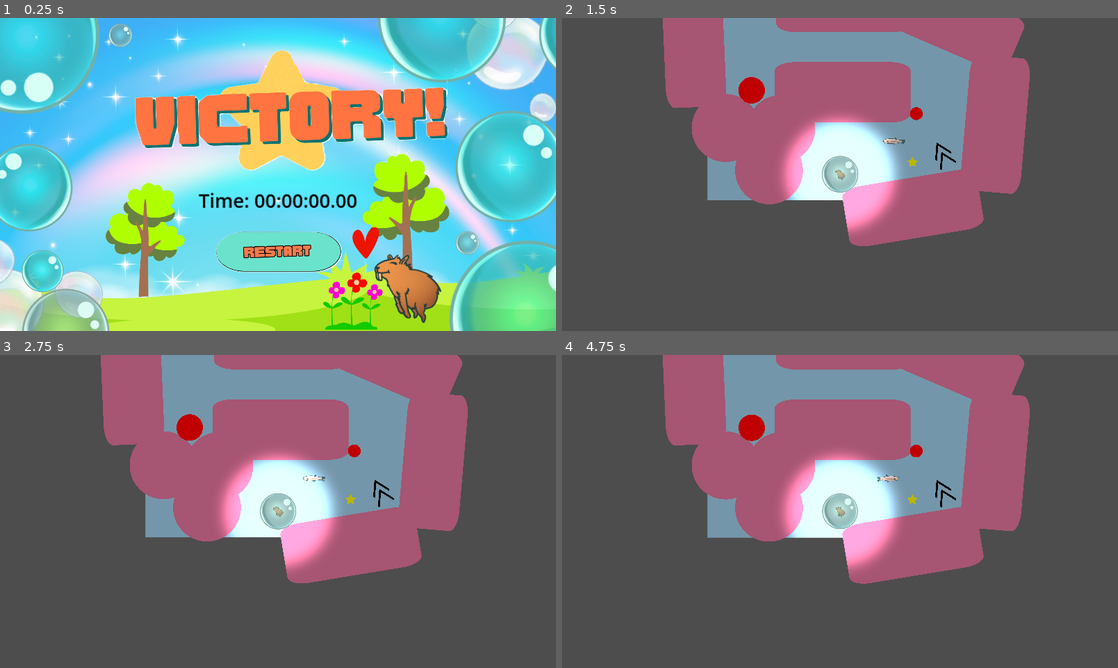
Above: before the commit, frames 1-4 (two rows, left to right).
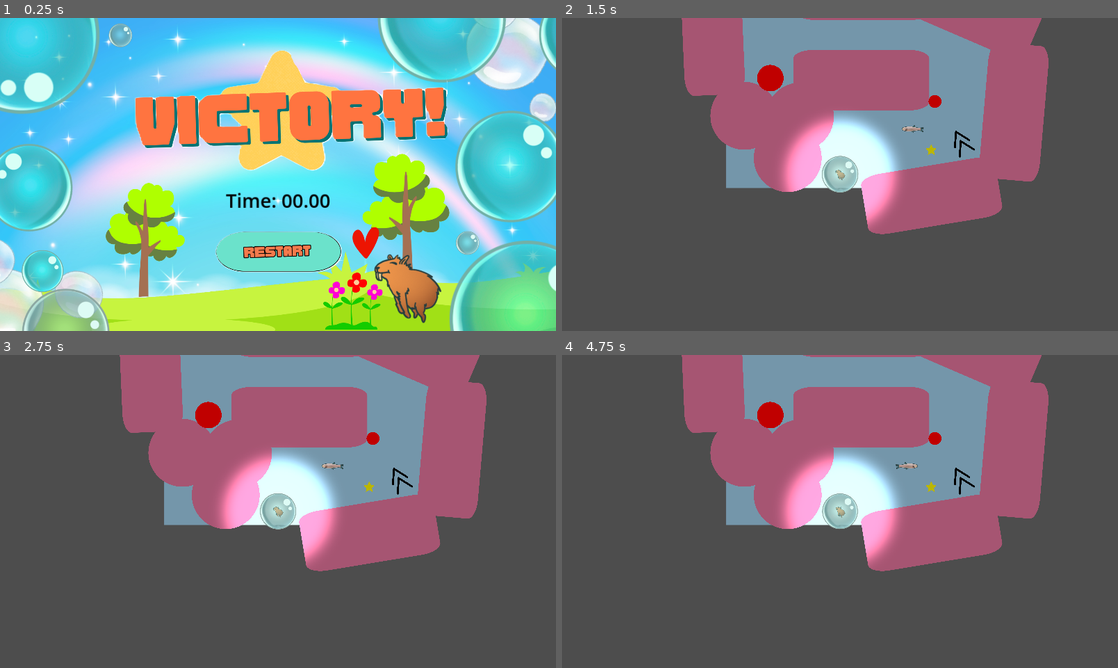
Above: after the commit, the same moments.

Repository: egonaraujo/random-splash
Game: Godot game, scene res://scenes/VictoryScreen/VictoryScreen.tscn
Same seed, same stepped clock (60 frames per second), same inputs: the game is played once before the commit and once after it. This scene is started directly instead of the project's main scene.
Inputs (mouse positions are in pixels of both pictures, inside the frame that each line leads up to; where the layout moved, square brackets give the same spot in the first picture):
- Up to frame 1 (0.25 s): no input
- Up to frame 2 (1.5 s): click (840, 252) at 0.5 s; click (762, 224) [840, 183] at 1.25 s
- Up to frame 3 (2.75 s): move the mouse to (400, 495) at 2.02 s; click (400, 495) at 2.17 s
- Up to frame 4 (4.75 s): move the mouse to (728, 527) at 2.77 s; click (728, 527) at 2.92 s; move the mouse to (895, 442) at 3.52 s; click (895, 442) at 3.67 s; move the mouse to (812, 574) at 4.27 s; click (812, 574) at 4.42 s

The runs differ from the first frame. In frame 1, 0.6% of the frame differs, in the area x 35-65%, y 55-61%; in frame 2, 15%; in frame 3, 15%; in frame 4, 15%, in the area x 18-88%, y 0-74%.

Commit message:
sounds and main menu

Diff:
--- a/scenes/MainGame/MainGame.tscn
+++ b/scenes/MainGame/MainGame.tscn
@@ -11,6 +11,9 @@
 [ext_resource type="PackedScene" uid="uid://pjs7qa53qkjt" path="res://scenes/MainGame/Powerups/invincibility.tscn" id="9_x78ee"]
 [ext_resource type="PackedScene" uid="uid://dyn03xcy6xi02" path="res://scenes/MainGame/checkpoint.tscn" id="10_3u2ke"]
 [ext_resource type="PackedScene" uid="uid://bt1jrl2phcnew" path="res://scenes/MainGame/final_target.tscn" id="11_41khd"]
+[ext_resource type="AudioStream" uid="uid://c6wxmpdpcojwa" path="res://SFX/MainThemeMusic.wav" id="12_b1q7t"]
+[ext_resource type="AudioStream" uid="uid://tpdjjoilotuk" path="res://SFX/PowerUp.wav" id="13_b5t2p"]
+[ext_resource type="AudioStream" uid="uid://spv5g17i1rg2" path="res://SFX/BolhaEnchendo.wav" id="14_spai6"]
 
 [sub_resource type="CircleShape2D" id="CircleShape2D_tnil1"]
 radius = 237.034
@@ -132,7 +135,7 @@
 shape = SubResource("CapsuleShape2D_aviu0")
 
 [node name="Player" parent="." instance=ExtResource("4_52etk")]
-position = Vector2(628, 699)
+position = Vector2(499, 783)
 
 [node name="PushField" parent="." instance=ExtResource("6_v4tyl")]
 position = Vector2(1337.22, 561.396)
@@ -158,9 +161,20 @@
 position = Vector2(555, -176)
 
 [node name="Checkpoint2" parent="." instance=ExtResource("10_3u2ke")]
-position = Vector2(842, 657)
+position = Vector2(505, 782)
 
 [node name="FinalTarget" parent="." instance=ExtResource("11_41khd")]
 position = Vector2(594, 387)
 
+[node name="MusicAudioPlayer" type="AudioStreamPlayer" parent="."]
+stream = ExtResource("12_b1q7t")
+volume_db = -3.0
+autoplay = true
+
+[node name="PowerupAudioPlayer" type="AudioStreamPlayer" parent="."]
+stream = ExtResource("13_b5t2p")
+
+[node name="HealingAudioPlayer" type="AudioStreamPlayer" parent="."]
+stream = ExtResource("14_spai6")
+
 [connection signal="player_died" from="Player" to="." method="_on_player_player_died"]
--- a/scenes/MainGame/game_manager.gd
+++ b/scenes/MainGame/game_manager.gd
@@ -5,6 +5,9 @@
 
 var latestCheckpoint:Checkpoint = null
 var collectedPowerups = []
+
+const powerupOffset := Vector2(100000,100000)
+var just_died := true #first checkpoing should not display audio
 
 func _ready() -> void:
 	playerTimer = 0
@@ -19,21 +22,28 @@
 func _on_player_player_died() -> void:
 	($Player as Player).gainOxygen(100)
 	$Player.reset(latestCheckpoint.global_position)
+	resetPowerups()
+	just_died = true
+
+func resetPowerups() -> void:
 	for powerup in collectedPowerups:
-		powerup.show()
-		powerup.set_physics_process(true)
+		powerup.position -= powerupOffset
+	collectedPowerups.clear()
 
 func _process(delta: float) -> void:
 	playerTimer += delta
 
 func _on_checkpoint_player_entered_checkpoint(checkpoint: Checkpoint) -> void:
 	latestCheckpoint = checkpoint
+	if !just_died:
+		$HealingAudioPlayer.play()
+	just_died = false
 
 func _on_powerup_collected(powerup: Invincibility) -> void:
 	collectedPowerups.append(powerup)
-	powerup.hide()
-	powerup.set_physics_process(false)
+	powerup.position += powerupOffset
+	$PowerupAudioPlayer.play()
 
 func _on_player_win() -> void:
 	PlayerData.time = playerTimer
-	get_tree().change_scene_to_file("res://scenes/VictoryScreen/VictoryScreen.tscn")
+	get_tree().change_scene_to_file.bind("res://scenes/VictoryScreen/VictoryScreen.tscn").call_deferred()
--- a/scenes/MainGame/player.gd
+++ b/scenes/MainGame/player.gd
@@ -76,8 +76,10 @@
 
 		# Does not have an effect if bigger than max radius
 		if direction.length() > maxRadius:
+			$MoveAudioPlayer.stream_paused = true
 			return
 
+		$MoveAudioPlayer.stream_paused = false
 		var distance = clamp(direction.length(), minRadius, maxRadius)
 
 		# if close to max, close to 0, if close to min, close to power
@@ -85,6 +87,8 @@
 		var boostStrength = remap(distance, minRadius, maxRadius, 1, 0)
 		var boost = direction.normalized() * power * boostStrength
 		apply_central_force(boost)
+	else:
+		$MoveAudioPlayer.stream_paused = true
 
 func processRandomMovement(delta:float) -> void:
 	randomPushTimer -= delta
@@ -106,12 +110,16 @@
 	match physicsBody.collision_layer:
 		Enums.CollisionLayers.Walls:
 			if IsInvincible():
+				$InvincibleHitAudioPlayer.play()
 				return
+			$HitAudioPlayer.play()
 			oxygen -= oxygenLossPerImpact
 
 		Enums.CollisionLayers.Killer:
 			if IsInvincible():
+				$InvincibleHitAudioPlayer.play()
 				return
+			$HitAudioPlayer.play()
 			oxygen = 0
 	processOxygen(0)
 
--- a/scenes/MainGame/player.tscn
+++ b/scenes/MainGame/player.tscn
@@ -1,10 +1,13 @@
-[gd_scene load_steps=8 format=3 uid="uid://dd2wmljmibo22"]
+[gd_scene load_steps=11 format=3 uid="uid://dd2wmljmibo22"]
 
 [ext_resource type="Script" path="res://scenes/MainGame/player.gd" id="1_qmsfi"]
 [ext_resource type="Texture2D" uid="uid://clbnjll3epv0j" path="res://scenes/MainGame/Sprites/Bolha.png" id="2_rbkmd"]
 [ext_resource type="Texture2D" uid="uid://cevxarn72scd7" path="res://scenes/MainGame/Sprites/Bolhas.png" id="3_p3e72"]
 [ext_resource type="Texture2D" uid="uid://bjqbu5piwp661" path="res://scenes/MainGame/Sprites/Capivara.png" id="4_gmbs1"]
 [ext_resource type="Texture2D" uid="uid://c7voesmb2ltm5" path="res://scenes/MainGame/Light/lightTexture.png" id="5_t0j5u"]
+[ext_resource type="AudioStream" uid="uid://b1t88amcyudql" path="res://SFX/MovingSound.wav" id="6_51f74"]
+[ext_resource type="AudioStream" uid="uid://g4drd001bsgc" path="res://SFX/HitDying.mp3" id="7_rcu5y"]
+[ext_resource type="AudioStream" uid="uid://yk1xwlglrm46" path="res://SFX/HitInvincible.mp3" id="8_duq6i"]
 
 [sub_resource type="PhysicsMaterial" id="PhysicsMaterial_cn5lh"]
 friction = 0.09
@@ -51,4 +54,15 @@
 shadow_enabled = true
 texture = ExtResource("5_t0j5u")
 
+[node name="MoveAudioPlayer" type="AudioStreamPlayer" parent="."]
+stream = ExtResource("6_51f74")
+autoplay = true
+stream_paused = true
+
+[node name="HitAudioPlayer" type="AudioStreamPlayer" parent="."]
+stream = ExtResource("7_rcu5y")
+
+[node name="InvincibleHitAudioPlayer" type="AudioStreamPlayer" parent="."]
+stream = ExtResource("8_duq6i")
+
 [connection signal="body_entered" from="." to="." method="_on_body_entered"]
--- a/scenes/MainMenu/MainMenu.tscn
+++ b/scenes/MainMenu/MainMenu.tscn
@@ -1,13 +1,12 @@
-[gd_scene load_steps=6 format=3 uid="uid://dhcwrdljag3ty"]
+[gd_scene load_steps=8 format=3 uid="uid://dhcwrdljag3ty"]
 
-[ext_resource type="Texture2D" uid="uid://c7dl8yypj3df4" path="res://shapes/square.png" id="1_bp64k"]
 [ext_resource type="Script" path="res://scenes/MainMenu/main_menu.gd" id="1_kq0tu"]
-[ext_resource type="Texture2D" uid="uid://b004vpnxwkb0q" path="res://UI/StartButton.png" id="3_r18os"]
-[ext_resource type="Texture2D" uid="uid://5t65fchlekmu" path="res://UI/MusicOnOff.png" id="4_i1m3e"]
-
-[sub_resource type="LabelSettings" id="LabelSettings_bcmav"]
-font_size = 50
-font_color = Color(0.0253638, 0.0253638, 0.0253638, 1)
+[ext_resource type="Texture2D" uid="uid://b84h52m0yjoa0" path="res://UI/MainMenu/MenuBG.png" id="2_7rgoi"]
+[ext_resource type="Texture2D" uid="uid://b004vpnxwkb0q" path="res://UI/MainMenu/StartButton.png" id="3_r18os"]
+[ext_resource type="Texture2D" uid="uid://5t65fchlekmu" path="res://UI/MainMenu/MusicOnOff.png" id="4_i1m3e"]
+[ext_resource type="AudioStream" uid="uid://bxykpeo2kul51" path="res://SFX/MenuMusic.wav" id="5_lf6c7"]
+[ext_resource type="Texture2D" uid="uid://03lh6jl8rhgy" path="res://UI/MainMenu/MenuTitle.png" id="6_hne1u"]
+[ext_resource type="Texture2D" uid="uid://dcvdyg3jib0d7" path="res://UI/MainMenu/MenuCapy.png" id="7_v8uiv"]
 
 [node name="MainMenu" type="Control"]
 layout_mode = 3
@@ -20,30 +19,17 @@
 size_flags_vertical = 4
 script = ExtResource("1_kq0tu")
 
-[node name="Background" type="Sprite2D" parent="."]
-self_modulate = Color(0.230272, 0.635105, 0.704183, 1)
-position = Vector2(960, 532)
-scale = Vector2(1.07217, 0.611059)
-texture = ExtResource("1_bp64k")
-
-[node name="CenterContainer" type="CenterContainer" parent="."]
-layout_mode = 1
-anchors_preset = 10
-anchor_right = 1.0
-offset_bottom = 348.0
-grow_horizontal = 2
-
-[node name="Label" type="Label" parent="CenterContainer"]
-layout_mode = 2
-text = "Bubble Capy
-"
-label_settings = SubResource("LabelSettings_bcmav")
+[node name="MenuBg" type="Sprite2D" parent="."]
+position = Vector2(960, 540)
+scale = Vector2(1.00833, 1.01481)
+texture = ExtResource("2_7rgoi")
 
 [node name="CenterContainer2" type="CenterContainer" parent="."]
 layout_mode = 1
 anchors_preset = 10
 anchor_right = 1.0
-offset_top = 312.0
+offset_top = 592.0
+offset_right = -536.0
 offset_bottom = 1080.0
 grow_horizontal = 2
 
@@ -64,5 +50,19 @@
 texture_pressed = ExtResource("4_i1m3e")
 stretch_mode = 3
 
+[node name="AudioStreamPlayer" type="AudioStreamPlayer" parent="."]
+stream = ExtResource("5_lf6c7")
+autoplay = true
+
+[node name="MenuTitle" type="Sprite2D" parent="."]
+position = Vector2(960, 540)
+scale = Vector2(1.00833, 1.01481)
+texture = ExtResource("6_hne1u")
+
+[node name="MenuCapy" type="Sprite2D" parent="."]
+position = Vector2(960, 540)
+scale = Vector2(1.00833, 1.01481)
+texture = ExtResource("7_v8uiv")
+
 [connection signal="button_down" from="CenterContainer2/VBoxContainer/StartButton" to="." method="_on_start_button_button_down"]
 [connection signal="button_down" from="CenterContainer2/VBoxContainer/MusicButton" to="." method="_on_music_button_button_down"]
--- a/scenes/VictoryScreen/victory_screen.gd
+++ b/scenes/VictoryScreen/victory_screen.gd
@@ -9,9 +9,13 @@
 	var mins = floor(timeInSec / 60)
 	timeInSec -= mins * 60
 
-	var string = "%02d:%02d:%05.2f"
-	return string % [hours, mins, timeInSec]
-
+	var finalString = ""
+	if hours > 0:
+		finalString += "%02d:" % hours
+	if mins > 0 || hours > 0: #display minutes 0 if hour is > 0
+		finalString +=  "%02d:" % mins
+	finalString += "%05.2f" % timeInSec
+	return finalString
 
 func _on_restart_button_down() -> void:
 	get_tree().change_scene_to_file("res://scenes/MainMenu/MainMenu.tscn")
Not shown, added: SFX/BolhaEnchendo.wav.import
Not shown, added: SFX/GameOver.mp3.import
Not shown, added: SFX/HitDying.mp3.import
Not shown, added: SFX/HitInvincible.mp3.import
Not shown, added: SFX/MainThemeMusic.wav.import
Not shown, added: SFX/MenuMusic.wav.import
Not shown, added: SFX/MovingSound.wav.import
Not shown, added: SFX/PowerUp.wav.import
Binary file added: UI/MainMenu/Menu 1.png
Not shown, added: UI/MainMenu/Menu 1.png.import
Binary file added: UI/MainMenu/MenuBG.png
Not shown, added: UI/MainMenu/MenuBG.png.import
(and 20 more such lines)
